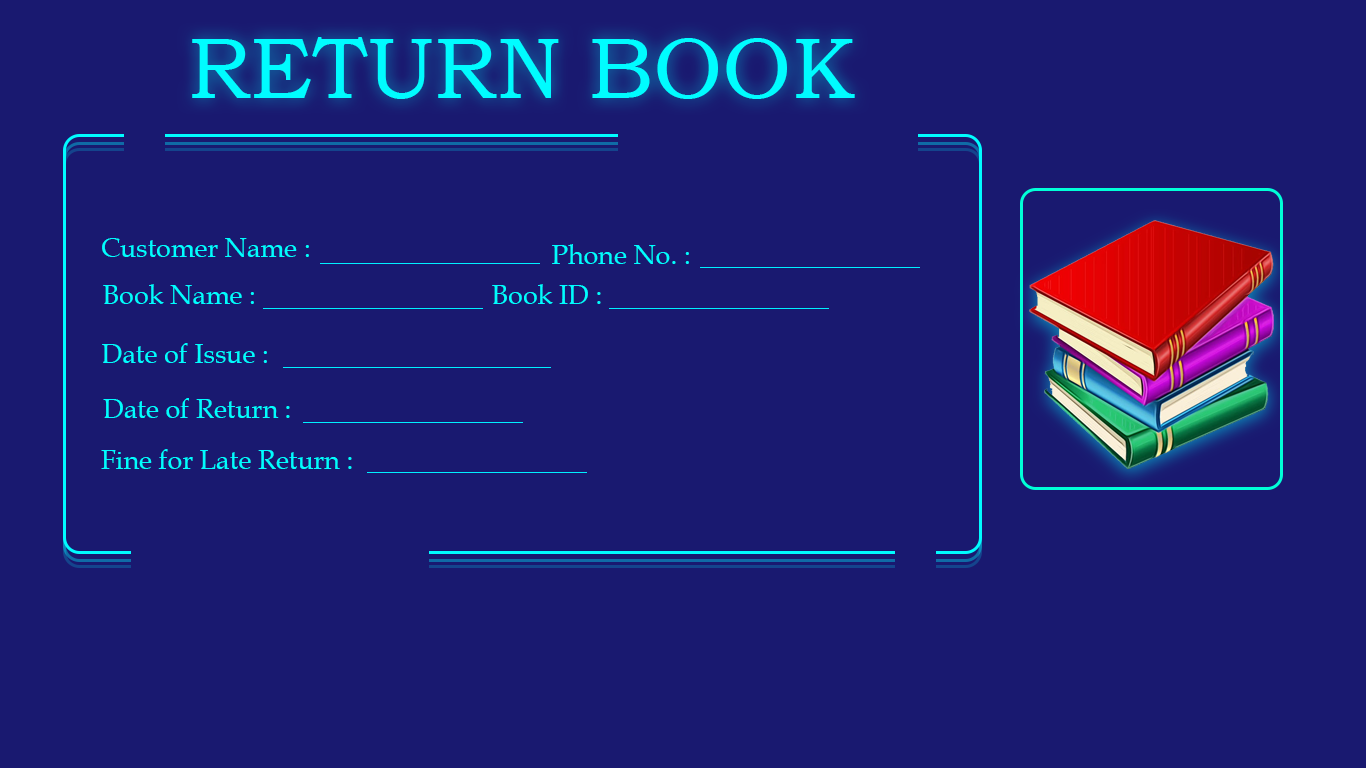
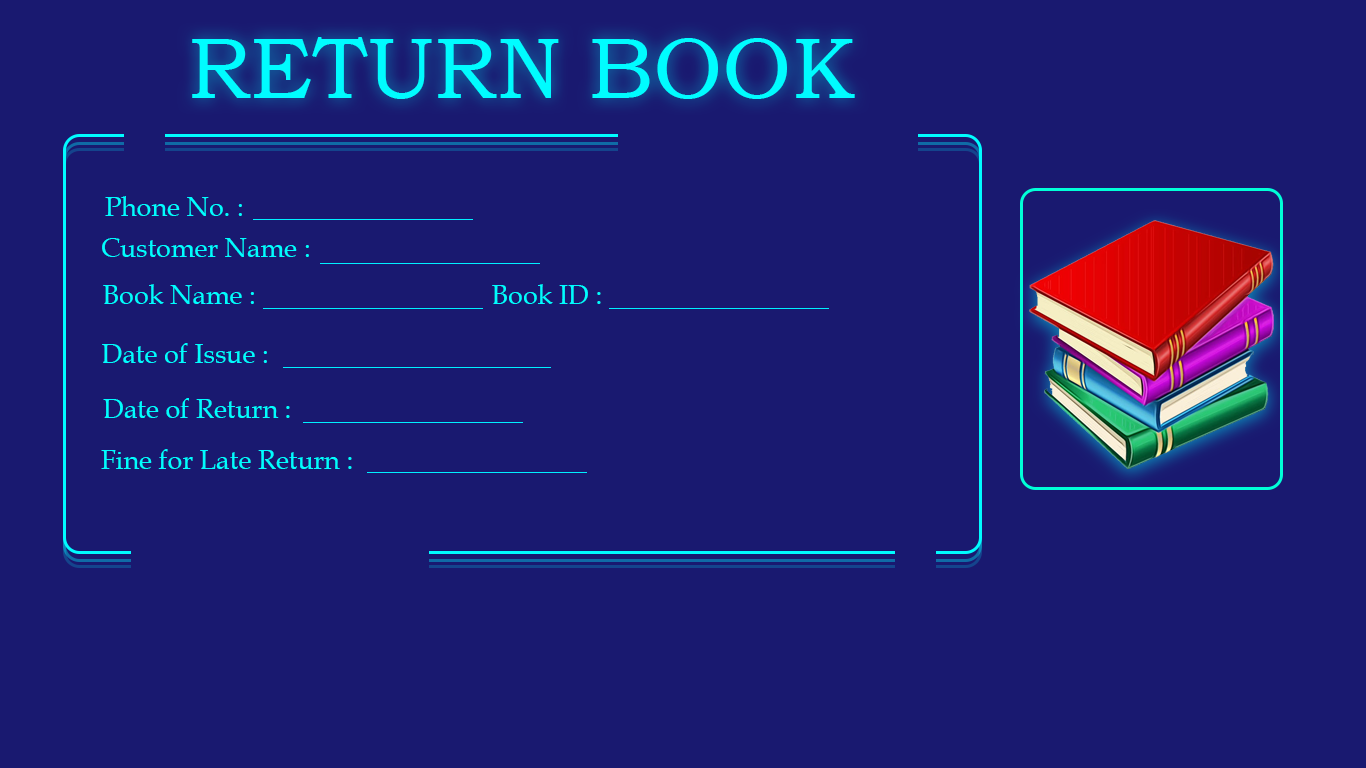
Layered file, before and after one edit (1366px x 768px). Changes by layer:
painted on "Line 1" (5th of 7, in "Artboard 1" › "Under Lines") over [left=253, top=219, right=920, bottom=268]
painted on "Phone No. :" over [left=105, top=196, right=689, bottom=264]
